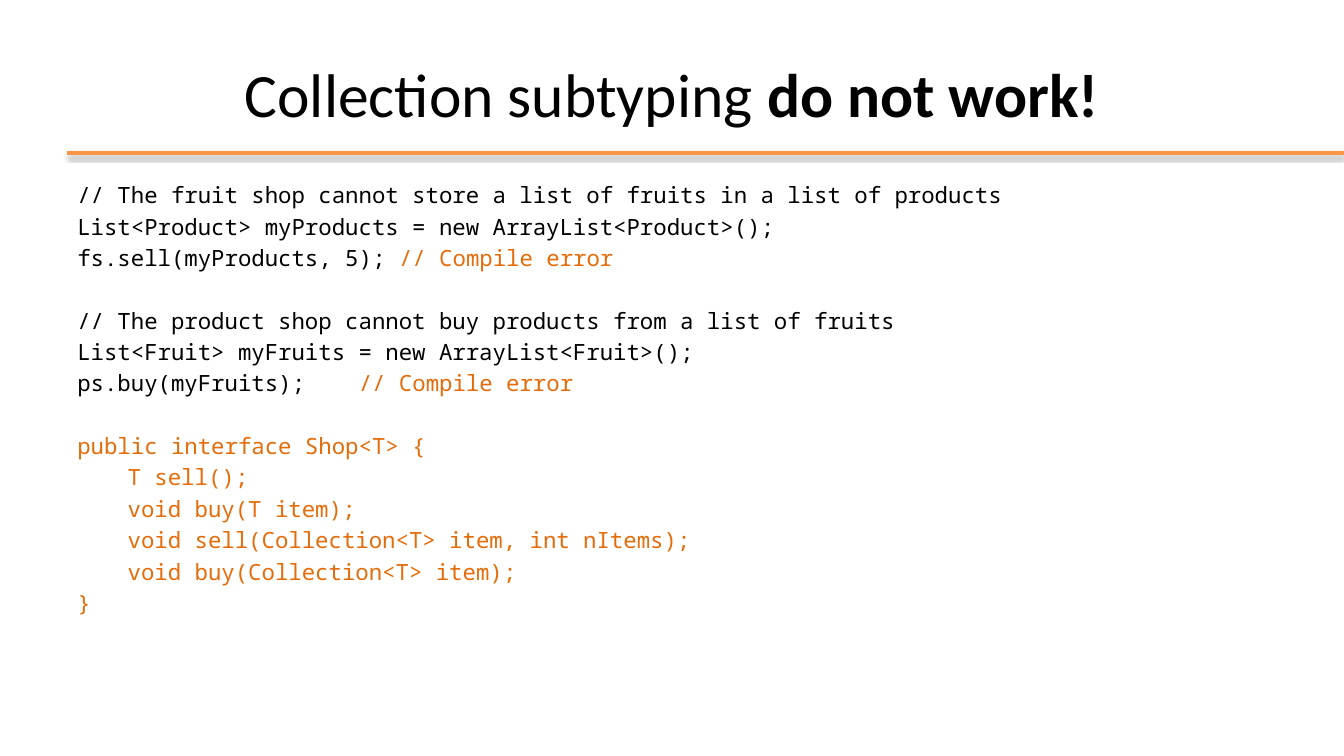
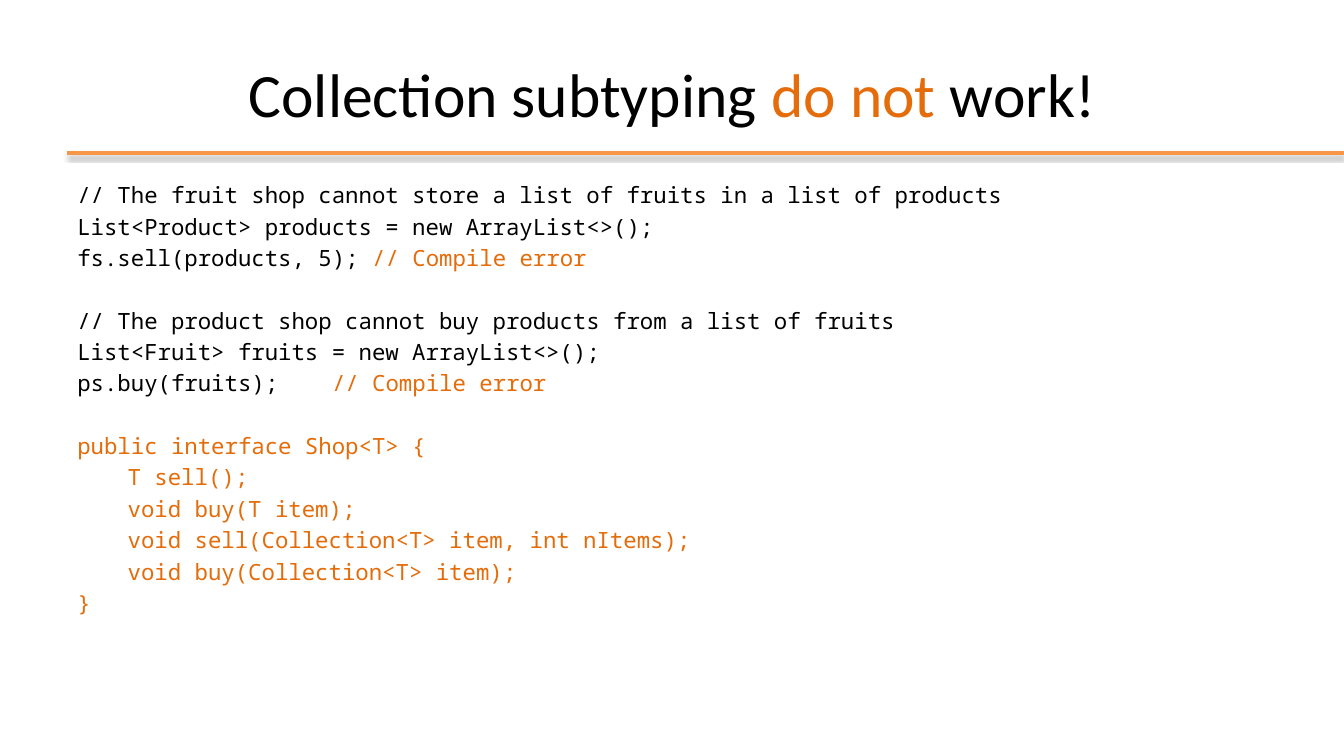
Before and after one commit to plctechnician/ooprogramming, a slide deck: slide 8 of java/slides/ppt/05 - Java Generic Data Structures.pptx (slide 12 before the commit). Drawn at 1344x756 pixels with LibreOffice and Linux fonts; fonts in the diff are those of the drawing; background and template pictures are left out. Boxes give left, top, right and bottom in pixels: in the first picture for what was removed or moved away, otherwise in the second. Text is boxed around its words. In the diff, an @@ line names an element or a change of style, - is before the commit and + after.

```diff
--- a/java/slides/ppt/05 - Java Generic Data Structures.pptx
+++ b/java/slides/ppt/05 - Java Generic Data Structures.pptx
@@ title "Collection subtyping do not work!" at [249,74,1095,128]: text colour #000000 to #E46C0A in "do not"; bold off in "do not work!" @@
@@ text at [77,218,654,272]: text changed @@
-List<Product> myProducts = new ArrayList<Product>();
-fs.sell(myProducts, 5); // Compile error
+List<Product> products = new ArrayList<>();
+fs.sell(products, 5); // Compile error
@@ text at [77,343,600,397]: text changed @@
-List<Fruit> myFruits = new ArrayList<Fruit>();
-ps.buy(myFruits); // Compile error
+List<Fruit> fruits = new ArrayList<>();
+ps.buy(fruits); // Compile error
```
Also in this commit, not shown: 13 other slides changed, 2 slides added, 10 slides removed.
